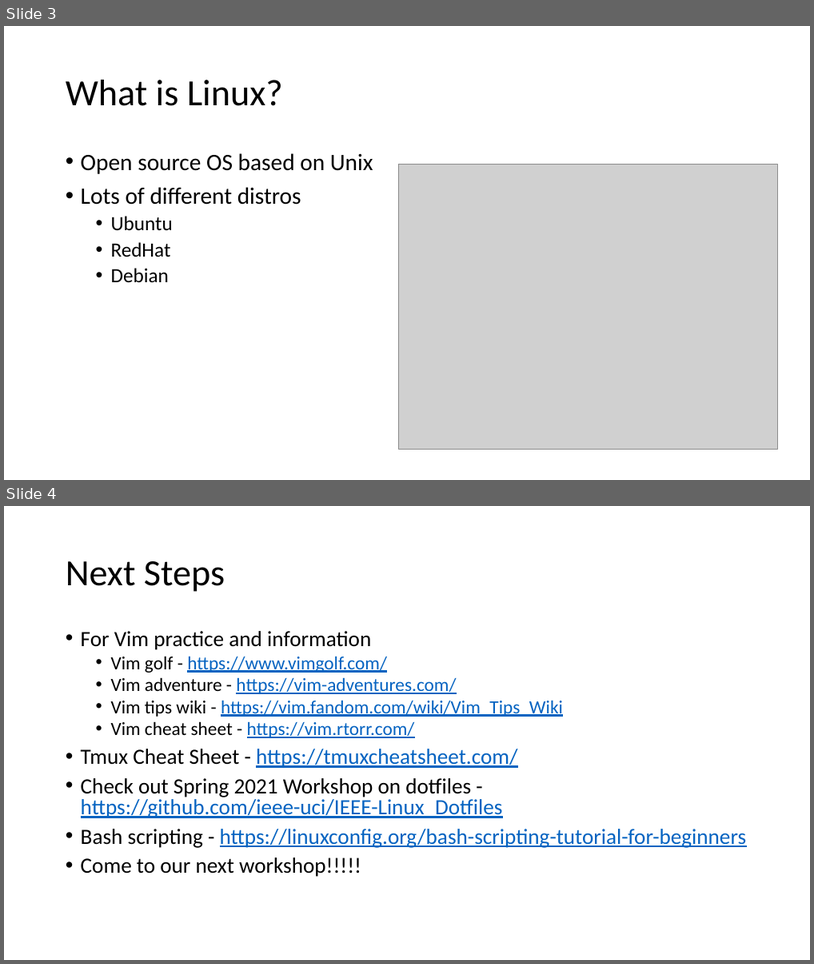
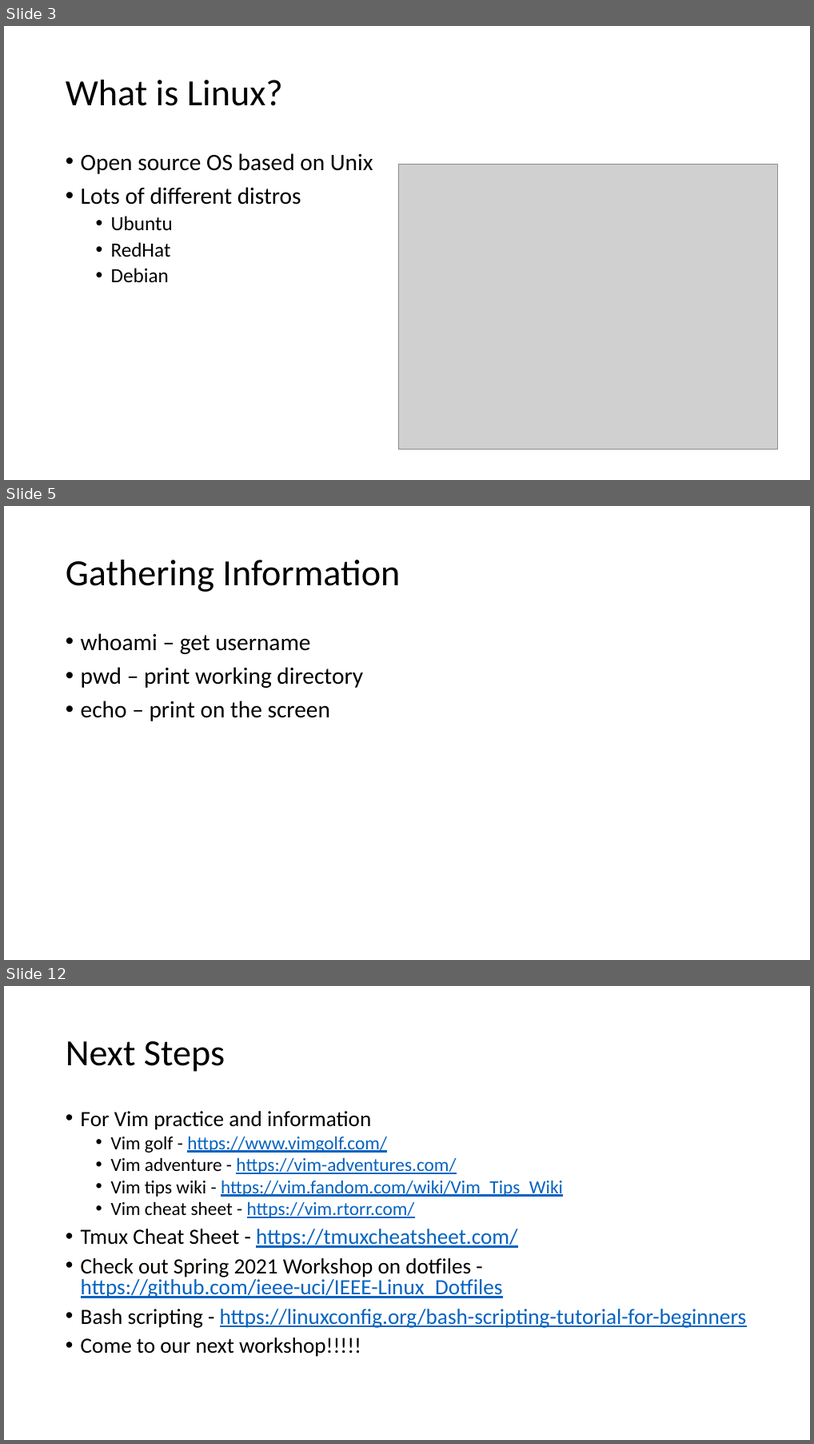
Before and after one commit to ValenYamamoto/IEEE_Linux_Workshop, a slide deck: Linux_slides.pptx. Shown one above the other, each under a label of ours: slides 3 and 4 before the commit, slides 3, 5 and 12 after it; the slides between them are not shown. The pictures are 814x964 and 814x1444 pixels, drawn with LibreOffice and Linux fonts; fonts in the diff are those of the drawing; grey boxes stand for pictures. Boxes give left, top, right and bottom in pixels: in the first picture for what was removed or moved away, otherwise in the second. Text is boxed around its words. In the diff, an @@ line names an element or a change of style, - is before the commit and + after.

```diff
--- a/Linux_slides.pptx
+++ b/Linux_slides.pptx
@@ slide 5 added at [4, 506, 810, 960], background #FFFFFF @@
@@ title added at [66, 560, 400, 592], 44 pt, text #000000 @@
+Gathering Information
@@ text added at [81, 633, 363, 721], 28 pt, text #000000 @@
+• whoami – get username
+• pwd – print working directory
+• echo – print on the screen
@@ what was slide 4 is now slide 12 @@
```
Also in this commit, not shown: 7 other slides added.
